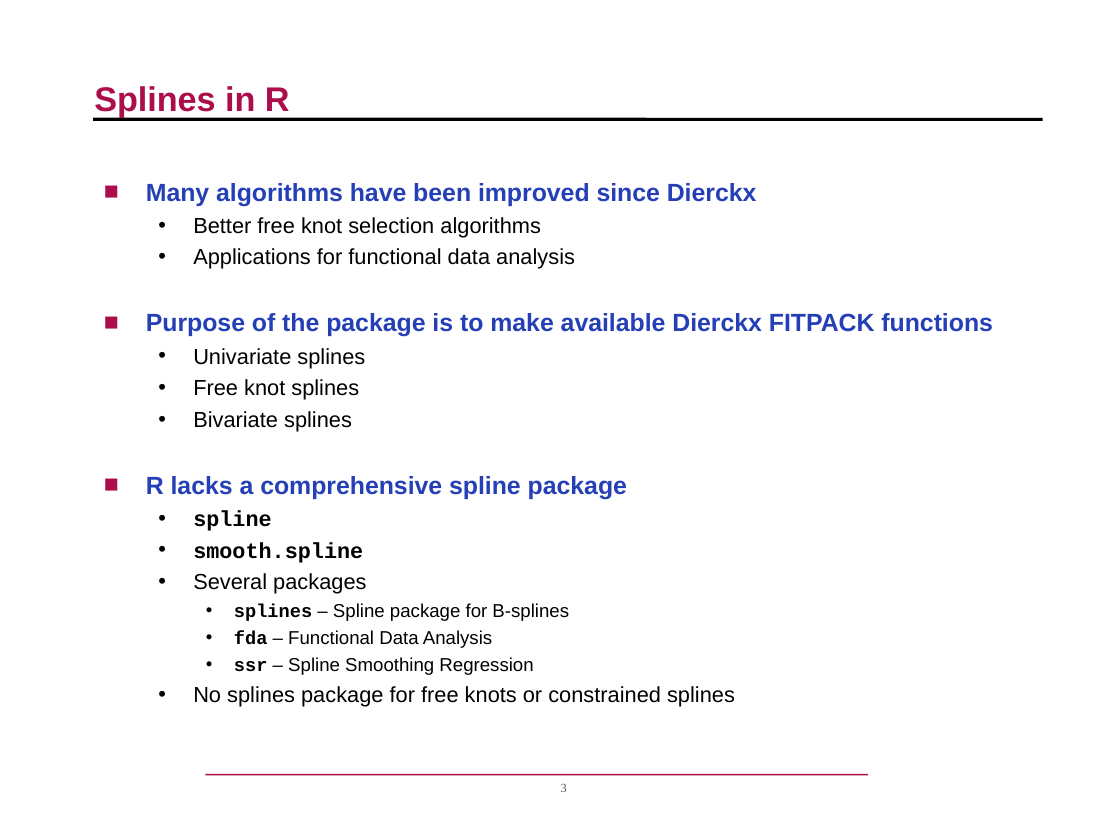
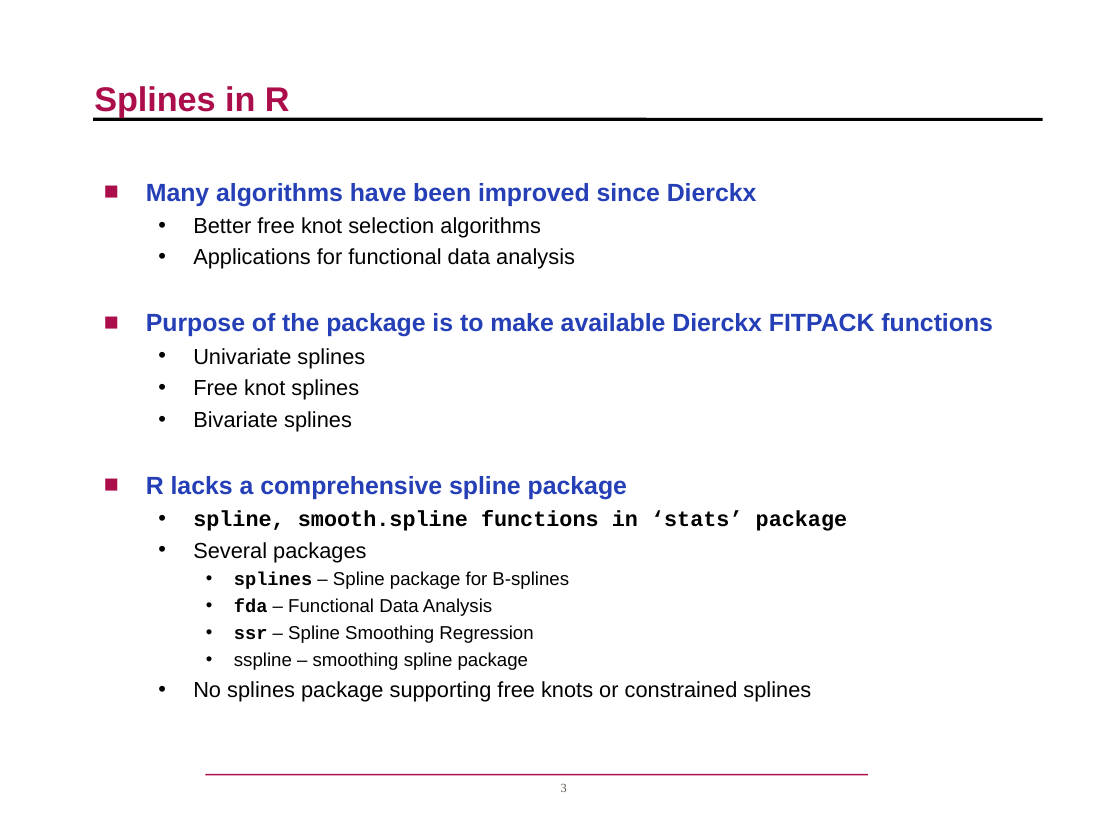
Before and after one commit to cran/DierckxSpline, a slide deck: slide 3 of inst/jsm2007/DierckxSpline_JSM2007.ppt. Drawn at 1120x840 pixels with LibreOffice and Linux fonts; fonts in the diff are those of the drawing; background and template pictures are left out. Boxes give left, top, right and bottom in pixels: in the first picture for what was removed or moved away, otherwise in the second. Text is boxed around its words. In the diff, an @@ line names an element or a change of style, - is before the commit and + after.

```diff
--- a/inst/jsm2007/DierckxSpline_JSM2007.ppt
+++ b/inst/jsm2007/DierckxSpline_JSM2007.ppt
@@ text at (193, 510, 848, 531): text changed @@
-  • spline
-  • smooth.spline
+  • spline, smooth.spline functions in ‘stats’ package
@@ text at (193, 652, 811, 702): text changed @@
-  • No splines package for free knots or constrained splines
+    • sspline – smoothing spline package
+  • No splines package supporting free knots or constrained splines
```
Also in this commit, not shown: 2 other slides changed, 23 other files.
